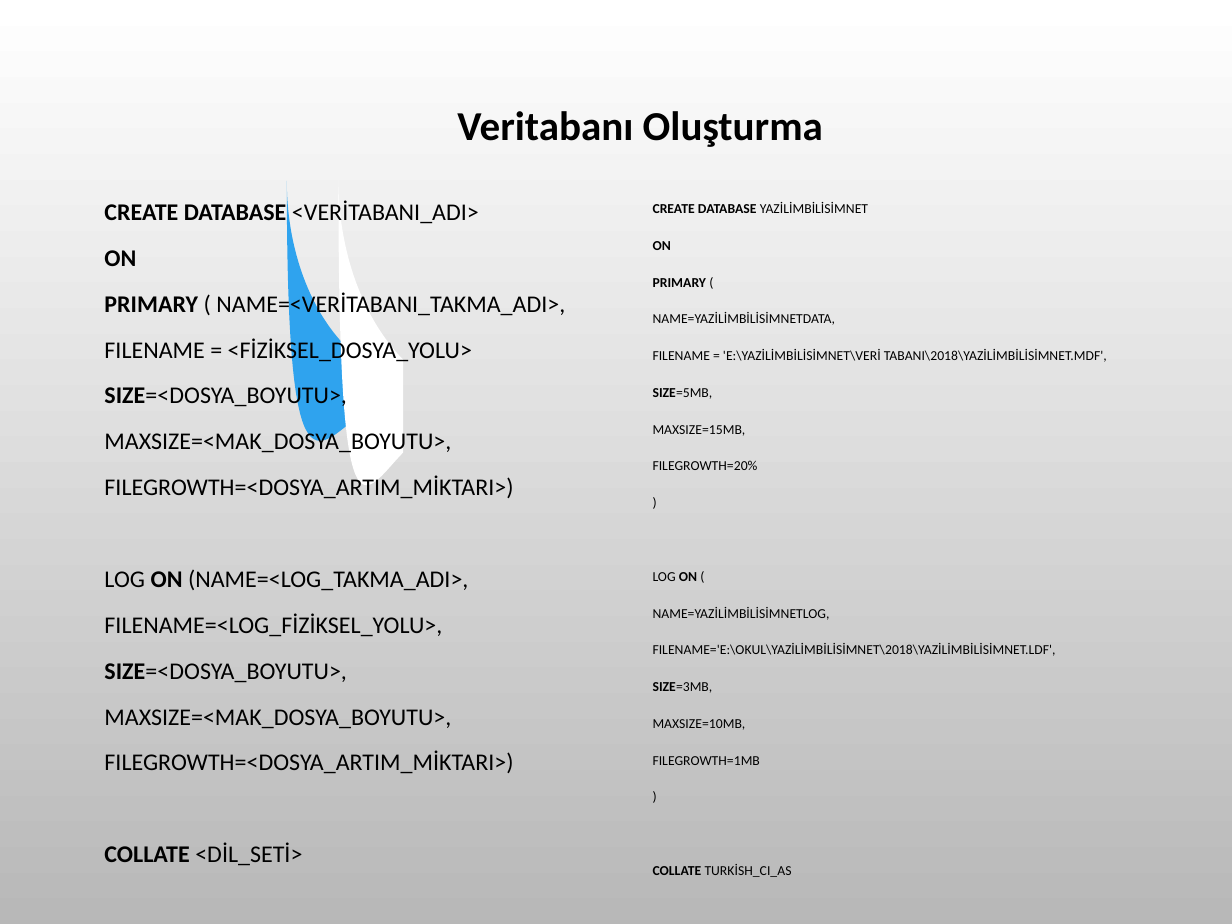
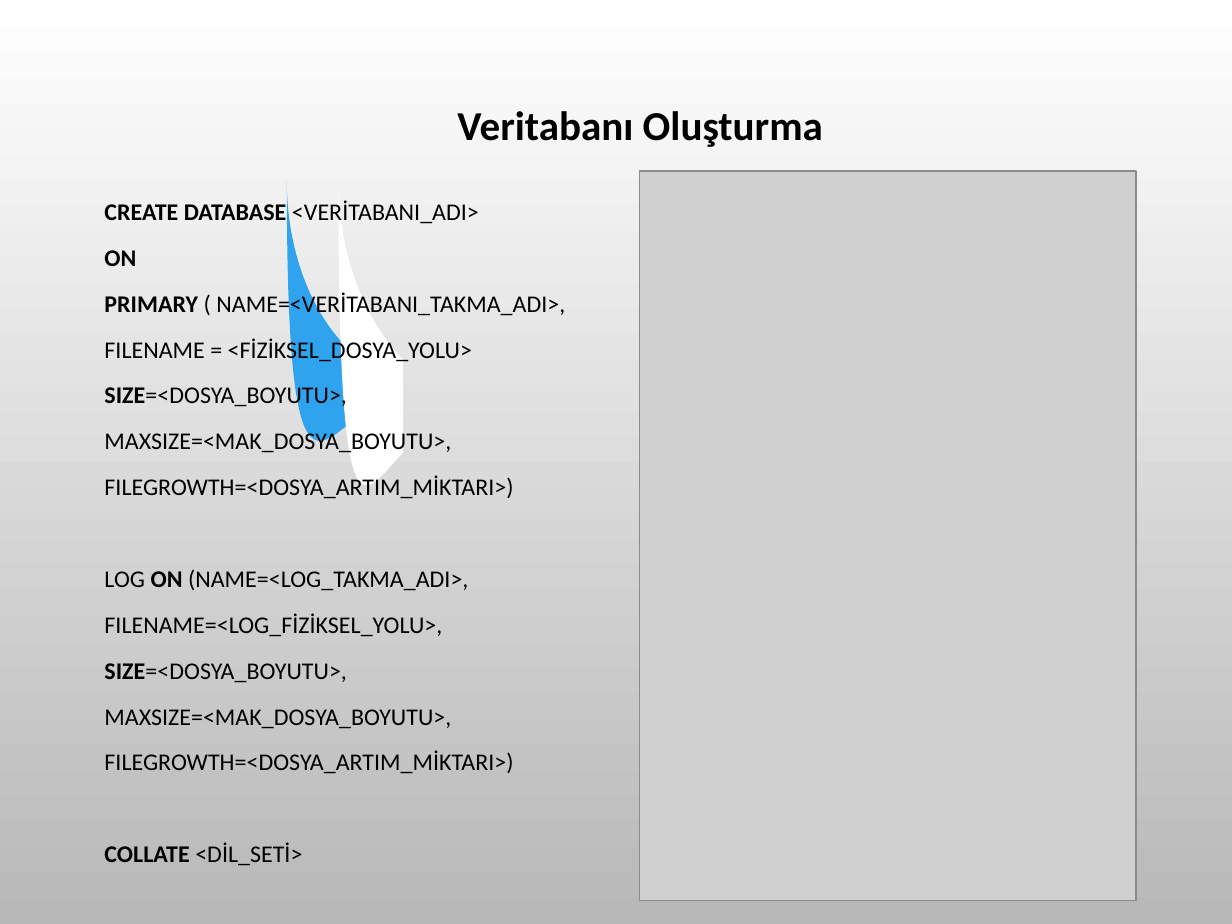
Before and after one commit to SevdanurGENC/20-21-Lecture-Notes, a slide deck: slide 6 of Vt2-Vt2/1. Bolum - Veri Tabani - I - Veritabani Kavrami.ppt. Drawn at 1232x924 pixels with LibreOffice and Linux fonts; fonts in the diff are those of the drawing; grey boxes stand for pictures; background and template pictures are left out. Boxes give left, top, right and bottom in pixels: in the first picture for what was removed or moved away, otherwise in the second. Text is boxed around its words. In the diff, an @@ line names an element or a change of style, - is before the commit and + after.

```diff
--- a/Vt2-Vt2/1. Bolum - Veri Tabani - I - Veritabani Kavrami.ppt
+++ b/Vt2-Vt2/1. Bolum - Veri Tabani - I - Veritabani Kavrami.ppt
@@ picture added at box(639, 171, 1136, 902) @@
@@ text removed at box(653, 202, 1107, 877) @@
-CREATE DATABASE YAZİLİMBİLİSİMNET
-ON
-PRIMARY (
-NAME=YAZİLİMBİLİSİMNETDATA,
-FILENAME = 'E:\YAZİLİMBİLİSİMNET\VERİ TABANI\2018\YAZİLİMBİLİSİMNET.MDF',
-SIZE=5MB,
-MAXSIZE=15MB,
-FILEGROWTH=20%
-)
-LOG ON (
-NAME=YAZİLİMBİLİSİMNETLOG,
-FILENAME='E:\OKUL\YAZİLİMBİLİSİMNET\2018\YAZİLİMBİLİSİMNET.LDF',
-SIZE=3MB,
-MAXSIZE=10MB,
-FILEGROWTH=1MB
-)
-COLLATE TURKİSH_CI_AS
```
Also in this commit, not shown: 2 other slides changed, 20 other files.
